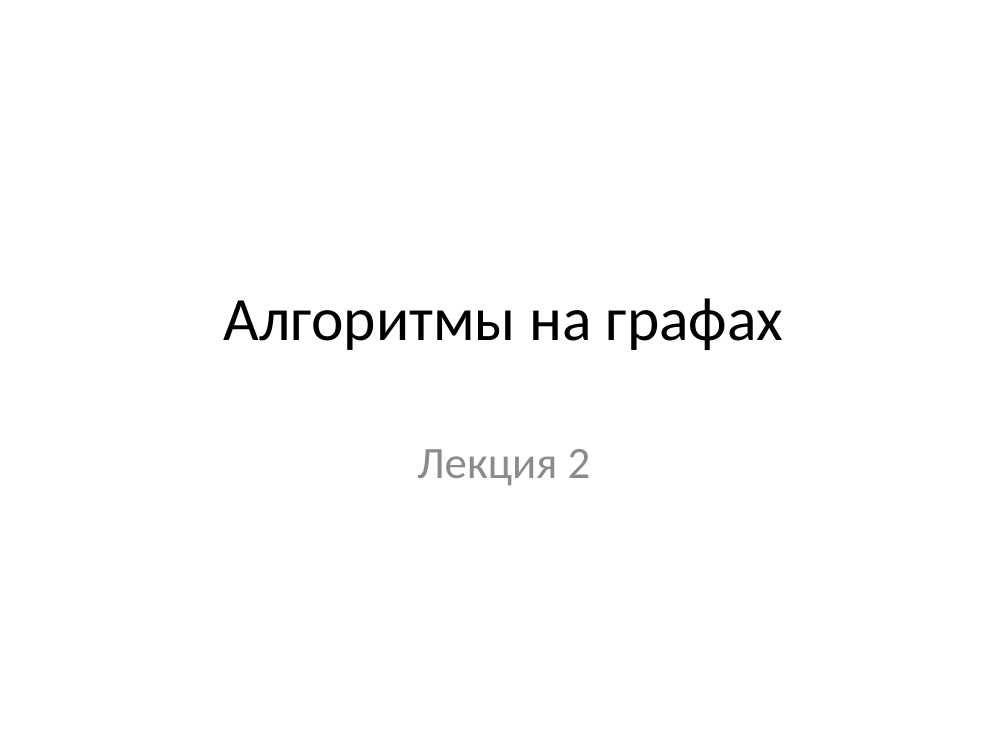
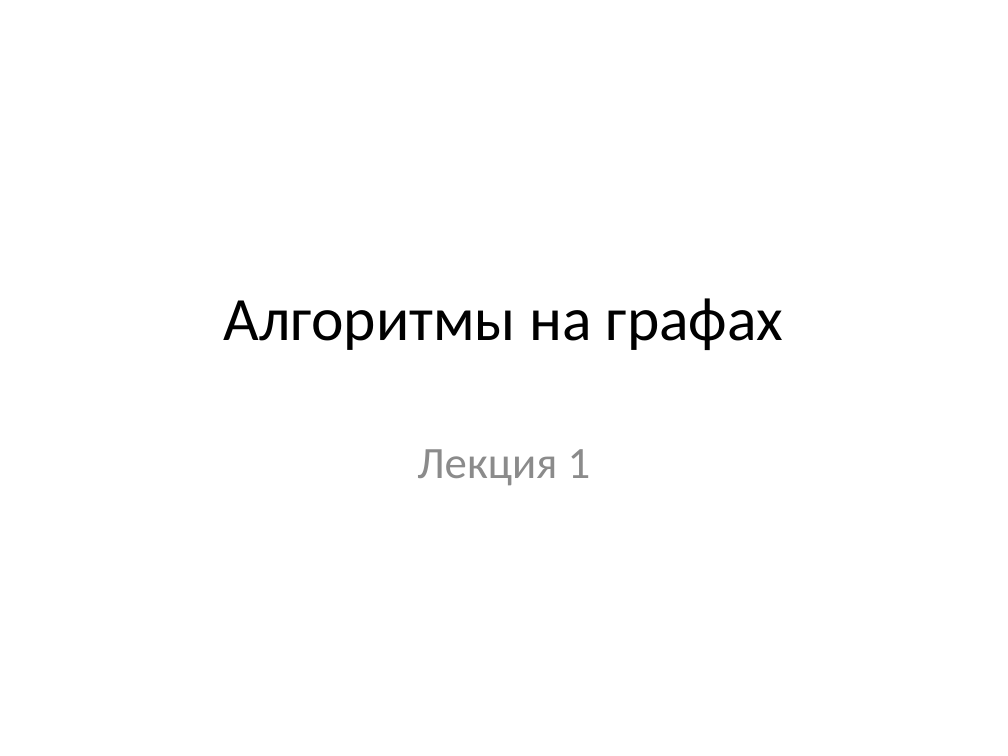
Before and after one commit to SteinbergOB/ANG, a slide deck: slide 1 of Презентации/Лекция 1.pptx. Drawn at 1008x756 pixels with LibreOffice and Linux fonts; fonts in the diff are those of the drawing. Boxes give left, top, right and bottom in pixels: in the first picture for what was removed or moved away, otherwise in the second. Text is boxed around its words. In the diff, an @@ line names an element or a change of style, - is before the commit and + after.

```diff
--- a/Презентации/Лекция 1.pptx
+++ b/Презентации/Лекция 1.pptx
@@ subtitle at (x1=417, y1=449, x2=591, y2=486): text changed @@
-Лекция 2
+Лекция 1
```
Also in this commit, not shown: 10 other slides changed, 20 slides added, 2 slides removed, 3 other files.
